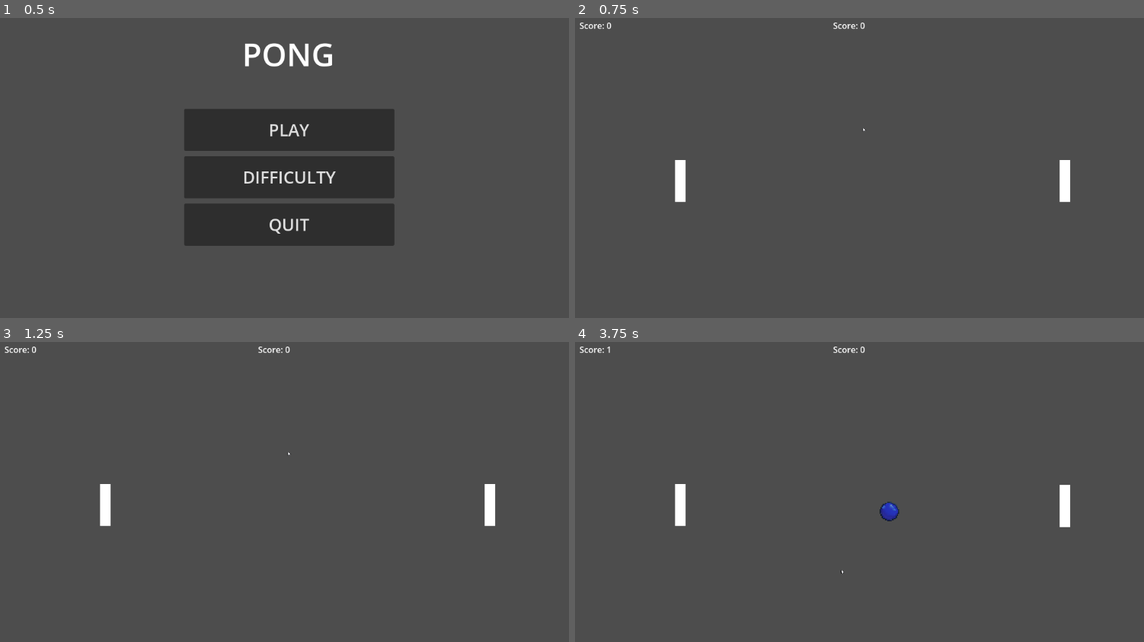
Above: before the commit, frames 1-4 (two rows, left to right).
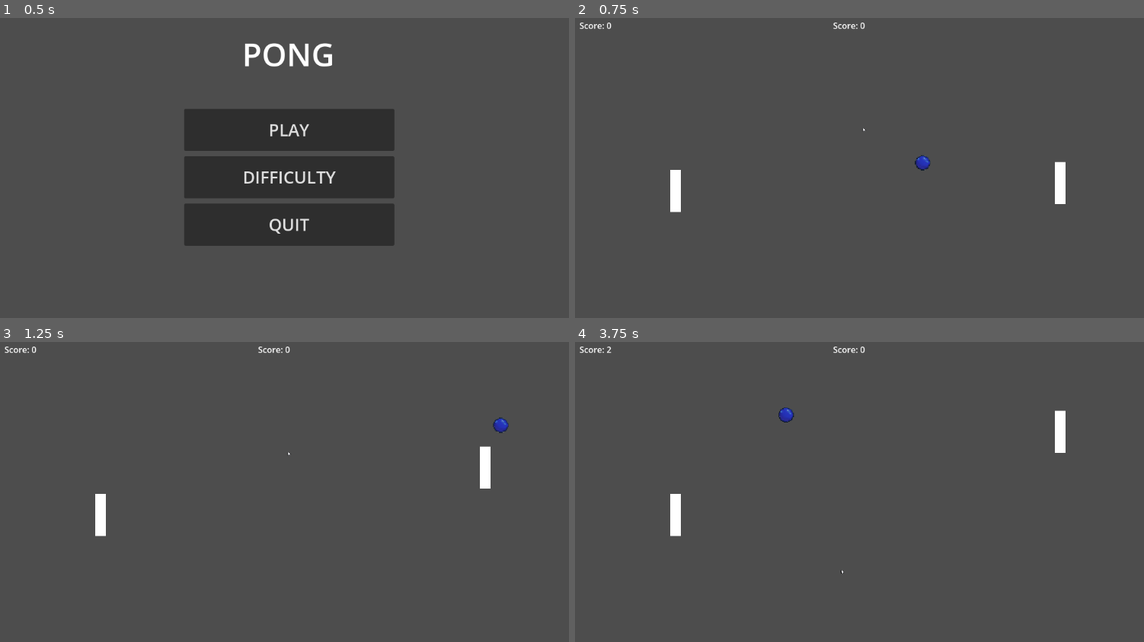
Above: after the commit, the same moments.

Repository: zallec/Internship-Project-1
Game: Godot game, scene res://scenes/main_menu.tscn
Same seed, same stepped clock (60 frames per second), same inputs: the game is played once before the commit and once after it.
Inputs (mouse positions are in pixels of both pictures, inside the frame that each line leads up to):
- Up to frame 1 (0.5 s): no input
- Up to frame 2 (0.75 s): click "PLAY" at 0.5 s
- Up to frame 3 (1.25 s): no input
- Up to frame 4 (3.75 s): move the mouse to (1007, 486) at 1.27 s; move the mouse to (751, 519) at 2.02 s; hold W (move_down) 2.03-2.78 s; move the mouse to (933, 429) at 2.77 s; move the mouse to (842, 573) at 3.52 s

Frame 1 is identical in both runs. In frame 2, 0.7% of the frame differs, in the area x 16-88%, y 45-65%; in frame 3, 0.9%; in frame 4, 1.2%, in the area x 5-88%, y 1-65%.

Commit message:
fixed wall collision. Improved ball logic

Diff:
--- a/scenes/ball.tscn
+++ b/scenes/ball.tscn
@@ -4,7 +4,7 @@
 [ext_resource type="Texture2D" uid="uid://b7g8ykurb1kg5" path="res://assets/sprites/ball.png" id="2_cxlvu"]
 
 [sub_resource type="CircleShape2D" id="CircleShape2D_cxlvu"]
-radius = 6.009252
+radius = 4.6785564
 
 [node name="Ball" type="CharacterBody2D" unique_id=1366729709]
 script = ExtResource("1_7s4qf")
@@ -14,5 +14,5 @@
 shape = SubResource("CircleShape2D_cxlvu")
 
 [node name="Sprite2D" type="Sprite2D" parent="." unique_id=165624682]
-scale = Vector2(0.125, 0.125)
+scale = Vector2(0.1, 0.097826086)
 texture = ExtResource("2_cxlvu")
--- a/scenes/enemyWall.tscn
+++ b/scenes/enemyWall.tscn
@@ -3,11 +3,13 @@
 [ext_resource type="Script" uid="uid://ca7troc3jxtyu" path="res://scenes/scripts/enemyWall.gd" id="1_m24gv"]
 
 [sub_resource type="RectangleShape2D" id="RectangleShape2D_jorrf"]
+size = Vector2(4, 80)
 
 [node name="enemyWall" type="CharacterBody2D" unique_id=2057786081]
 script = ExtResource("1_m24gv")
 
 [node name="CollisionShape2D" type="CollisionShape2D" parent="." unique_id=1469816695]
+position = Vector2(-17, 21)
 shape = SubResource("RectangleShape2D_jorrf")
 
 [node name="Sprite2D" type="Sprite2D" parent="." unique_id=1677342442]
@@ -17,4 +19,5 @@
 offset_top = -19.0
 offset_right = 21.0
 offset_bottom = 21.0
+scale = Vector2(0.5, 2)
 metadata/_edit_use_anchors_ = true
--- a/scenes/main.tscn
+++ b/scenes/main.tscn
@@ -44,7 +44,7 @@
 	$EnemyWall.start()
 
 	# delay before setting ball physics
-	await get_tree().create_timer(ball_spawn_delay).timeout
+	#await get_tree().create_timer(ball_spawn_delay).timeout
 	var ball: Node = get_node_or_null(\"Ball\")
 	if ball:
 		ball.start()
@@ -63,13 +63,13 @@
 	add_child(ball)
 	ball.get_node(\"CollisionShape2D\").disabled = true
 	# call_deferred waits until next frame for the enemyWall to start tracking the ball
-	$EnemyWall.ball = ball
-	await get_tree().create_timer(ball_spawn_delay).timeout
+	#await get_tree().create_timer(ball_spawn_delay).timeout
 	var new_ball: Node = get_node_or_null(\"Ball\")
 	if new_ball:
 		new_ball.start()
 		new_ball.set_physics_process(true)
 		new_ball.get_node(\"CollisionShape2D\").disabled = false
+		$EnemyWall.ball = new_ball
 	print(\"ball spawned at \", ball.position)
 
 
@@ -85,22 +85,11 @@
 	print(\"ball reset\")
 	spawn_ball()
 	# delay before setting ball physics
-	await get_tree().create_timer(ball_spawn_delay).timeout
+	#await get_tree().create_timer(ball_spawn_delay).timeout
 	var ball: Node = get_node_or_null(\"Ball\")
 	if ball:
 		ball.start()
 		ball.set_physics_process(true)
-
-
-func tempDisableGoals() -> void:
-	# supposed to deal with the immediate score by bot goal
-	print(\"temp disabling goals\")
-	$Goal_Left.monitoring = false
-	$Goal_Right.monitoring = false
-	await get_tree().process_frame
-	$Goal_Left.monitoring = true
-	$Goal_Right.monitoring = true
-	print(\"goals enabled\")
 
 
 func _on_goal_left_body_entered(body: Node2D) -> void:
@@ -165,15 +154,13 @@
 one_shot = true
 
 [node name="Ball" parent="." unique_id=1366729709 instance=ExtResource("3_sugp2")]
-position = Vector2(568, -44)
+position = Vector2(573, 330)
 
 [node name="PlayerWall" parent="." unique_id=492150251 instance=ExtResource("2_sugp2")]
 position = Vector2(217, 323)
-scale = Vector2(0.5, 2)
 
 [node name="EnemyWall" parent="." unique_id=151816420 instance=ExtResource("4_jyhfs")]
 position = Vector2(939, 323)
-scale = Vector2(0.5, 2)
 speed = 150.0
 
 [node name="Borders" type="StaticBody2D" parent="." unique_id=477861045]
--- a/scenes/playerWall.tscn
+++ b/scenes/playerWall.tscn
@@ -3,11 +3,14 @@
 [ext_resource type="Script" uid="uid://bywcif0gvjyrh" path="res://scenes/scripts/playerWall.gd" id="1_qo04n"]
 
 [sub_resource type="RectangleShape2D" id="RectangleShape2D_jorrf"]
+size = Vector2(14, 40)
 
 [node name="playerWall" type="CharacterBody2D" unique_id=2057786081]
 script = ExtResource("1_qo04n")
 
 [node name="CollisionShape2D" type="CollisionShape2D" parent="." unique_id=1469816695]
+position = Vector2(-2.5, 21)
+scale = Vector2(0.5, 2)
 shape = SubResource("RectangleShape2D_jorrf")
 
 [node name="Sprite2D" type="Sprite2D" parent="." unique_id=1677342442]
@@ -17,4 +20,5 @@
 offset_top = -19.0
 offset_right = 21.0
 offset_bottom = 21.0
+scale = Vector2(0.5, 2)
 metadata/_edit_use_anchors_ = true
--- a/scenes/scripts/ball.gd
+++ b/scenes/scripts/ball.gd
@@ -1,6 +1,6 @@
 extends CharacterBody2D
 
-@export var speed: float = 500
+@export var speed: float = 25
 @export var max_speed: float = 500
 var direction: Vector2 = Vector2.ZERO
 
@@ -13,11 +13,11 @@
 
 # Called every frame. 'delta' is the elapsed time since the previous frame.
 func _physics_process(delta: float) -> void:
-	var collision: KinematicCollision2D = move_and_collide(velocity * delta)
+	var collision: KinematicCollision2D = move_and_collide(velocity * speed * delta)
 	# handles bounce physics, supposed to increase velocity when bouncing
 	if collision:
 		direction = velocity.bounce(collision.get_normal()).normalized()
-		speed = speed + 100
+		speed = speed * 1.01
 		velocity = velocity.bounce(collision.get_normal())
 
 
--- a/scenes/scripts/playerWall.gd
+++ b/scenes/scripts/playerWall.gd
@@ -23,5 +23,6 @@
 func _physics_process(delta: float) -> void:
 	var direction: Vector2 = Vector2(0, getVerticalDirection())
 	velocity = direction * speed
+	velocity.x = 0
 	position.y = clamp(position.y, 0, screen_height)
 	move_and_slide()
